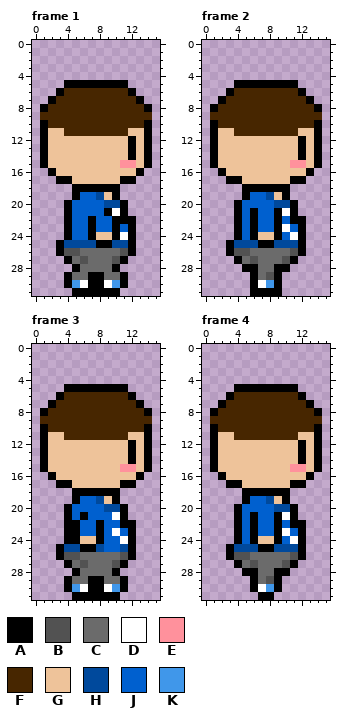
One commit to this pixel-art file: Assets/Sprites/Player/NEW PLAYER/player_walk_side.aseprite. Above: the version before the commit.
16x32 pixels, 4 frames. Colours within 5 levels of each other are drawn and written as one. Shown: frame 1, frame 2, frame 3, frame 4.
Palette (. is transparent): A #000000  B #525252  C #6b6b6b  D #ffffff  E #ff919c  F #472600  G #eec39a  H #00499c  J #0060cf  K #4097ea
Pixels before, frame 1, first column x 1:
 5 ...AAAAAAAA...
 6 ..AFFFFFFFFA..
 7 .AFFFFFFFFFFA.
 8 AFFFFFFFFFFFFA
 9 FFFFFFFFFFFFFF
10 AFFFFFFFFFFFFA
11 AGGFFFFFFFFGGA
12 AGGGGGGGGGGAGA
13 AGGGGGGGGGGAGA
14 AGGGGGGGGGGAGA
15 AGGGGGGGGGEEGA
16 .AGGGGGGGGGGA.
17 ..AAGGGGGGAA..
18 ....AAAAAA....
19 ....AJJHGA....
20 ...AJJJJHHA...
21 ...AJJJJADA...
22 ...AJJAJJAAA..
23 ...AJJAJJAJA..
24 ...AJJAGGADA..
25 ..AHHHHAAHHA..
26 ..ABBCCCCCBA..
27 ...ACBCCCBA...
28 ....ACCCCA....
29 ...ACCAACCA...
30 ...AKDAADKA...
31 ....AAAAAA....
Pixels before, frame 2, first column x 1:
 5 ...AAAAAAAA...
 6 ..AFFFFFFFFA..
 7 .AFFFFFFFFFFA.
 8 AFFFFFFFFFFFFA
 9 FFFFFFFFFFFFFF
10 AFFFFFFFFFFFFA
11 AGGFFFFFFFFGGA
12 AGGGGGGGGGGAGA
13 AGGGGGGGGGGAGA
14 AGGGGGGGGGGAGA
15 AGGGGGGGGGEEGA
16 .AGGGGGGGGGGA.
17 ..AAGGGGGGAA..
18 ....AAAAAA....
19 ....AJJHGA....
20 ...AJJJJHHA...
21 ...AJAJJADA...
22 ...AJAJJAJAA..
23 ...AJAJJADJA..
24 ...AJAGGAJDA..
25 ..AHHHAAHHHA..
26 ..ABBCCCCCBA..
27 ...ACBCCCBA...
28 ....AACCAA....
29 .....ACBA.....
30 .....ADKA.....
31 .....AAAA.....
Pixels before, frame 3, first column x 1:
 5 ...AAAAAAAA...
 6 ..AFFFFFFFFA..
 7 .AFFFFFFFFFFA.
 8 AFFFFFFFFFFFFA
 9 FFFFFFFFFFFFFF
10 AFFFFFFFFFFFFA
11 AGGFFFFFFFFGGA
12 AGGGGGGGGGGAGA
13 AGGGGGGGGGGAGA
14 AGGGGGGGGGGAGA
15 AGGGGGGGGGEEGA
16 .AGGGGGGGGGGA.
17 ..AAGGGGGGAA..
18 ....AAAAAA....
19 ....AJJHGA....
20 ...AJJJJHHA...
21 ...AJAJJJDA...
22 ...AAJJAJJAA..
23 ...AAJJAJDJA..
24 ...AAGGAJJDA..
25 ..AHHAAHJJHA..
26 ..ABBCCCCCBA..
27 ...ACBCCCBA...
28 ....ACCCCA....
29 ...ACCAACCA...
30 ...AKDAADKA...
31 ....AAAAAA....
Pixels before, frame 4, first column x 1:
 5 ...AAAAAAAA...
 6 ..AFFFFFFFFA..
 7 .AFFFFFFFFFFA.
 8 AFFFFFFFFFFFFA
 9 FFFFFFFFFFFFFF
10 AFFFFFFFFFFFFA
11 AGGFFFFFFFFGGA
12 AGGGGGGGGGGAGA
13 AGGGGGGGGGGAGA
14 AGGGGGGGGGGAGA
15 AGGGGGGGGGEEGA
16 .AGGGGGGGGGGA.
17 ..AAGGGGGGAA..
18 ....AAAAAA....
19 ....AJJHGA....
20 ...AJJJJHHA...
21 ...AJAJJADA...
22 ...AJAJJAJAA..
23 ...AJAJJADJA..
24 ...AJAGGAJDA..
25 ..AHHHAAHHHA..
26 ..ABBCCCCCBA..
27 ...ACBCCCBA...
28 ....AACCAA....
29 .....ACBA.....
30 .....ADKA.....
31 ......AA......
The result:
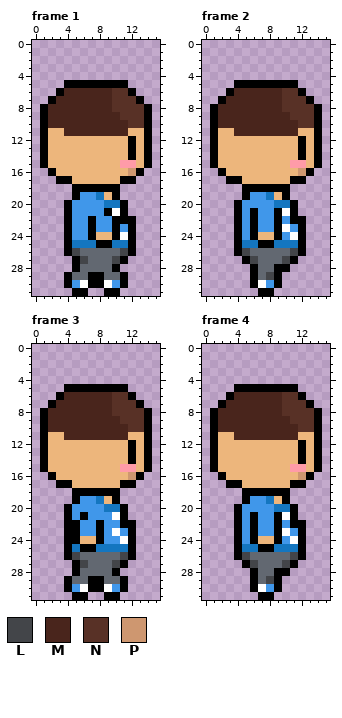
Colours new in this view: L #434549  M #49251c  N #583126  P #ce9770
Log entry: added back a few sprites and remade player color
From old to new:
colour C: #6b6b6b -> #626871
colour E: #ff919c -> #ff9ba8
colour G: #eec39a -> #edb67c
colour H: #00499c -> #1476c0
Changed rows in their new state; - is a pixel that keeps its letter.
Frame 1:
first column x 1:
 6 ---MMMMMMNN---
 7 --MMMMMMMNNN--
 8 -MMMMMMMMNNNN-
 9 AMMMMMMMMMNNNA
10 -MMMMMMMMMMNN-
11 ---MMMMMMMM---
first column x 3:
16 ---------P
19 ---KK-----
20 --KKKK----
21 --KKKK----
22 --KK-KK---
23 --KK-KK-K-
24 --KK------
25 .A--------
26 .AL-----L-
27 -.AL---L--
first column x 7:
31 ..
Frame 2:
first column x 1:
 6 ---MMMMMMNN---
 7 --MMMMMMMNNN--
 8 -MMMMMMMMNNNN-
 9 AMMMMMMMMMNNNA
10 -MMMMMMMMMMNN-
11 ---MMMMMMMM---
first column x 3:
16 ---------P
19 ---KK-----
20 --KKKK----
21 --K-KK----
22 --K-KK-K--
23 --K-KK--K-
24 --K----K--
25 .A--------
26 .AL-----L-
27 -.AL---L--
28 --.-------
29 -----L----
31 ---.--.---
Frame 3:
first column x 1:
 6 ---MMMMMMNN---
 7 --MMMMMMMNNN--
 8 -MMMMMMMMNNNN-
 9 AMMMMMMMMMNNNA
10 -MMMMMMMMMMNN-
11 ---MMMMMMMM---
first column x 3:
16 ---------P
19 ---KK-----
20 --KKKK----
21 --K-KKK---
22 ---KK-KK--
23 ---KK-K-K-
24 ------KK--
25 .A----HH--
26 .AL-----L-
27 -.AL---L--
first column x 7:
31 ..
Frame 4:
first column x 1:
 6 ---MMMMMMNN---
 7 --MMMMMMMNNN--
 8 -MMMMMMMMNNNN-
 9 AMMMMMMMMMNNNA
10 -MMMMMMMMMMNN-
11 ---MMMMMMMM---
first column x 3:
16 ---------P
19 ---KK-----
20 --KKKK----
21 --K-KK----
22 --K-KK-K--
23 --K-KK--K-
24 --K----K--
25 .A--------
26 .AL-----L-
27 -.AL---L--
28 --.-------
29 -----L----
